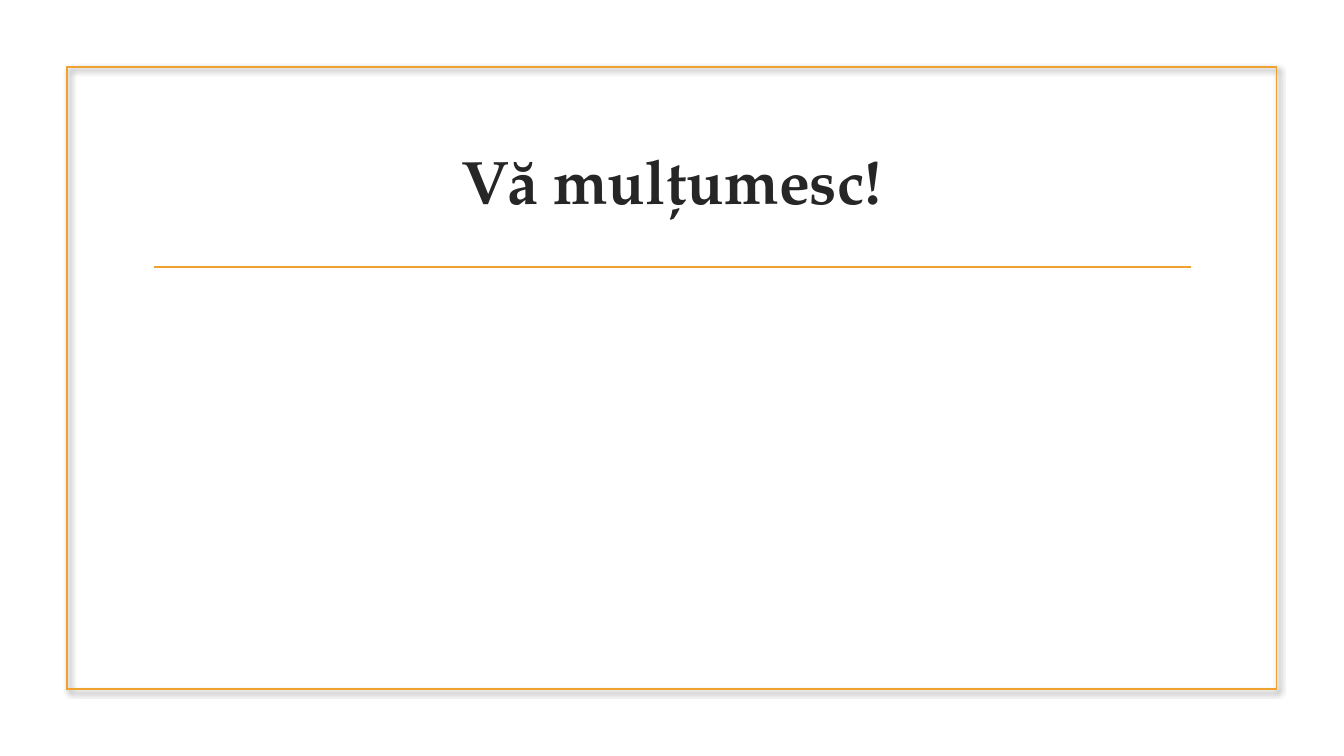
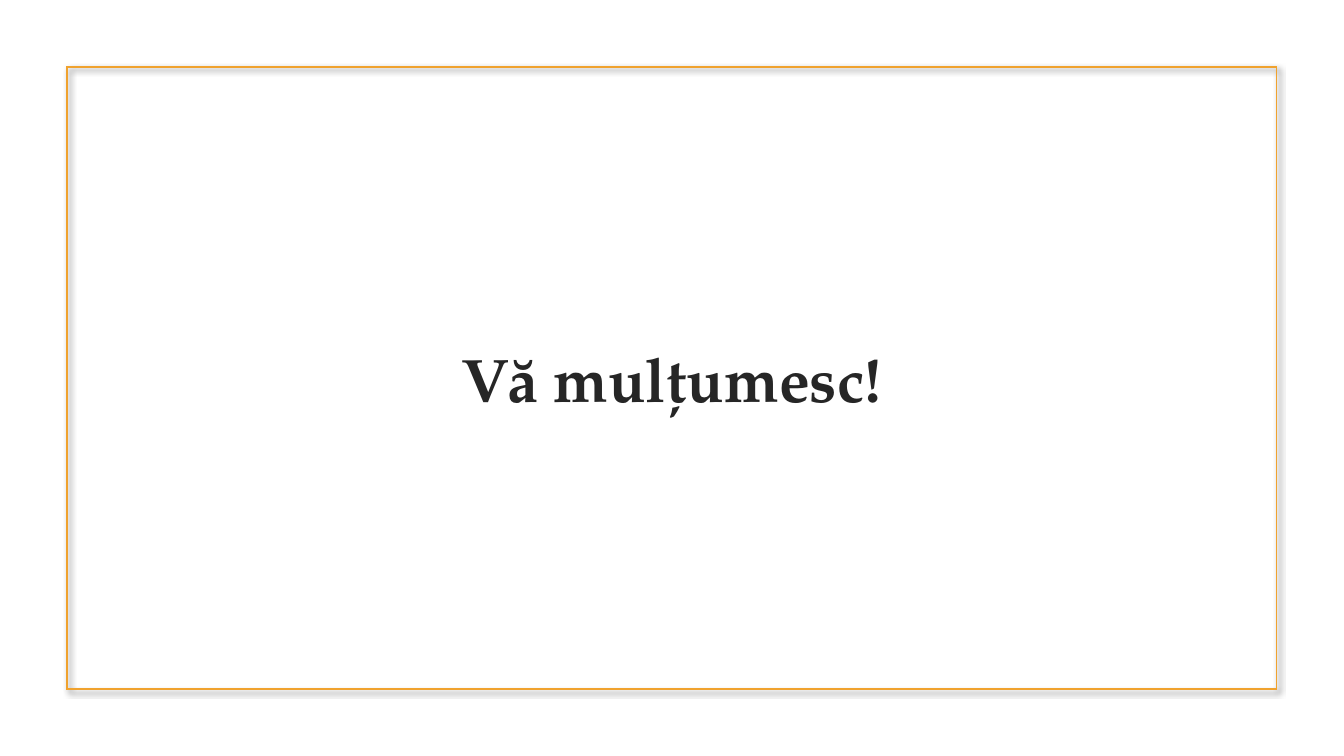
Before and after one commit to Scyree/BachelorThesis, a slide deck: slide 12 of Licenta2018CorfuAlexandru/ExploreBooks.pptx (slide 9 before the commit). Drawn at 1344x756 pixels with LibreOffice and Linux fonts; fonts in the diff are those of the drawing; background and template pictures are left out. Boxes give left, top, right and bottom in pixels: in the first picture for what was removed or moved away, otherwise in the second. Text is boxed around its words. In the diff, an @@ line names an element or a change of style, - is before the commit and + after.

```diff
--- a/Licenta2018CorfuAlexandru/ExploreBooks.pptx
+++ b/Licenta2018CorfuAlexandru/ExploreBooks.pptx
@@ title "Vă mulțumesc!": place and size @@
-title "Vă mulțumesc!" at (462, 159, 881, 220)
+title "Vă mulțumesc!" at (462, 357, 881, 418)
@@ title "Vă mulțumesc!" at (462, 357, 881, 418): vertical alignment middle to bottom @@
@@ line removed from (154, 267) to (1191, 267) @@
```
Also in this commit, not shown: 4 other slides changed, 5 slides added, 2 slides removed.
